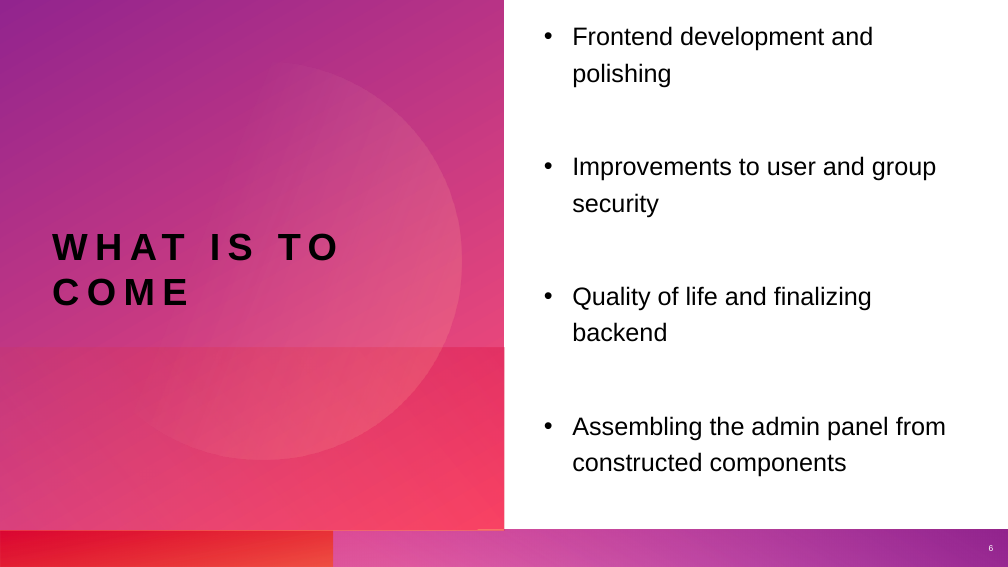
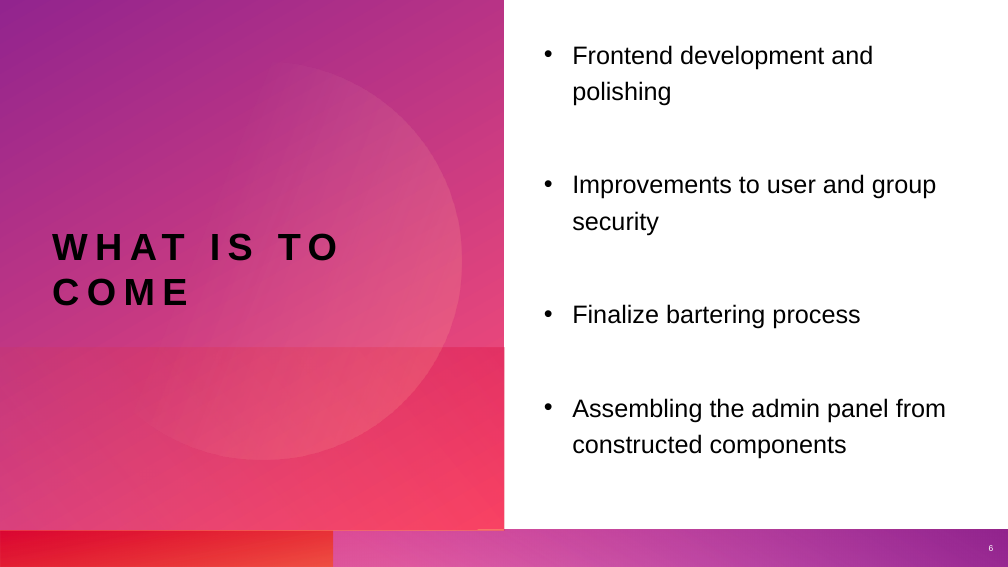
Before and after one commit to cart7982/CaravanSeraiCS360, a slide deck: slide 6 of CaravanSeraiCS360/Presentations/Caravanserai.pptx. Drawn at 1008x567 pixels with LibreOffice and Linux fonts; fonts in the diff are those of the drawing. Boxes give left, top, right and bottom in pixels: in the first picture for what was removed or moved away, otherwise in the second. Text is boxed around its words. In the diff, an @@ line names an element or a change of style, - is before the commit and + after.

```diff
--- a/CaravanSeraiCS360/Presentations/Caravanserai.pptx
+++ b/CaravanSeraiCS360/Presentations/Caravanserai.pptx
@@ text at (572, 304, 860, 329): text changed @@
-• Quality of life and finalizing backend
+• Finalize bartering process
```
Also in this commit, not shown: 1 other slide changed, 11 other files.
